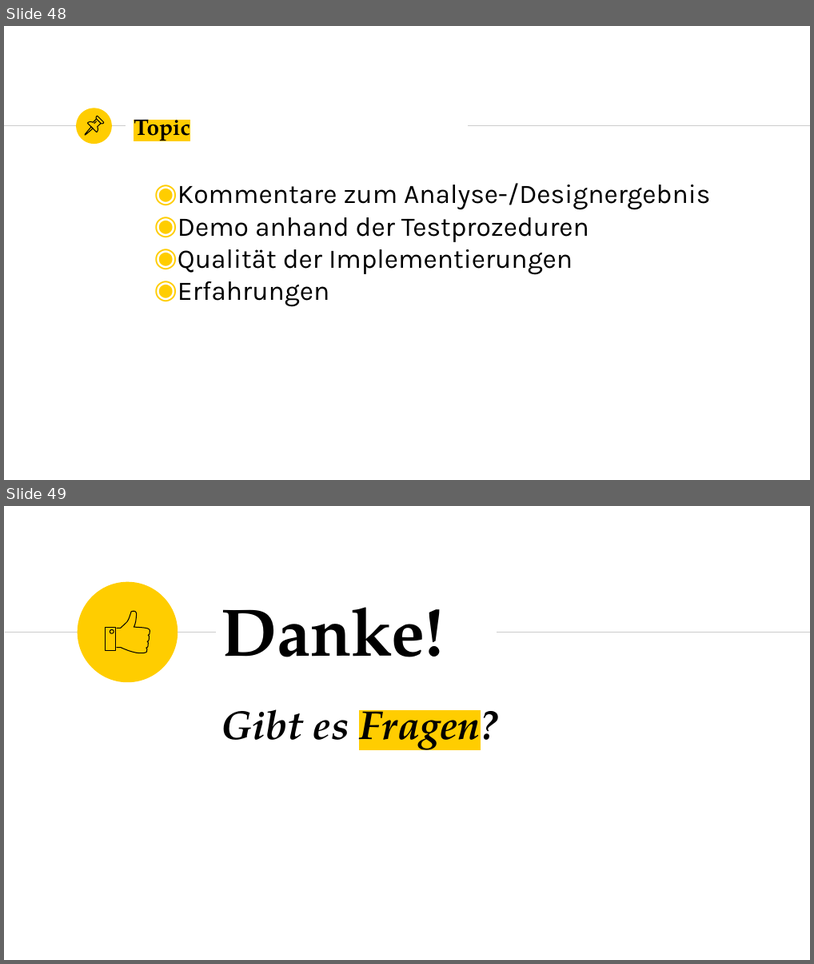
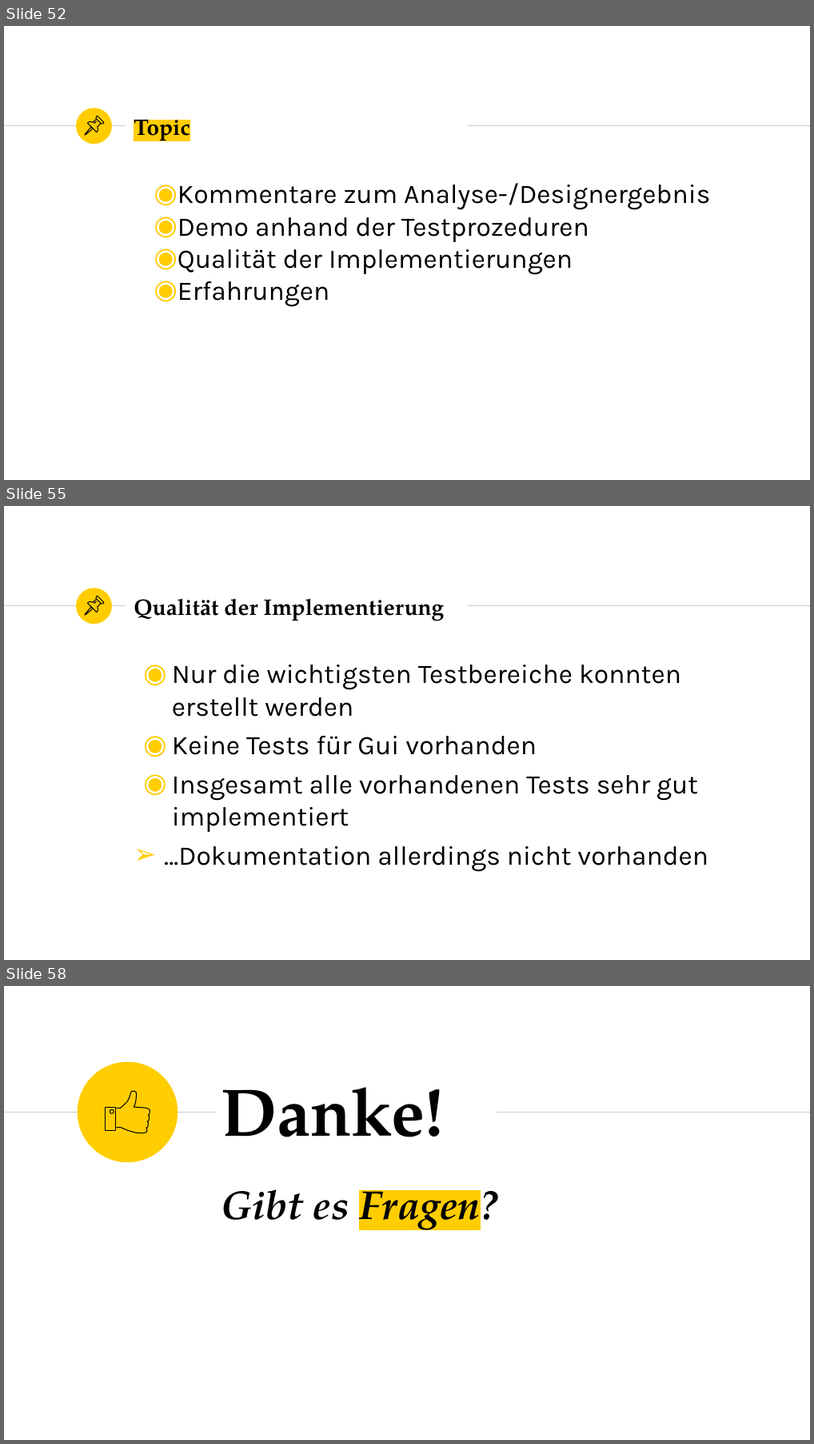
Before and after one commit to marcelherd/OOT-Projekt, a slide deck: Presentation/Presentation.pptx. Shown one above the other, each under a label of ours: slides 48 and 49 before the commit, slides 52, 55 and 58 after it; the slides between them are not shown. The pictures are 814x964 and 814x1444 pixels, drawn with LibreOffice and Linux fonts; fonts in the diff are those of the drawing. Boxes give left, top, right and bottom in pixels: in the first picture for what was removed or moved away, otherwise in the second. Text is boxed around its words. In the diff, an @@ line names an element or a change of style, - is before the commit and + after.

```diff
--- a/Presentation/Presentation.pptx
+++ b/Presentation/Presentation.pptx
@@ slide 55 added at (4, 506, 810, 960), background #FFFFFF; not listed: 3 template elements that a slide beside it also shows @@
@@ group added at (85, 596, 103, 615): 4 freeform shapes @@
@@ title added at (134, 599, 444, 621), 20 pt, text #000000, bold @@
+Qualität der Implementierung
@@ text added at (164, 664, 709, 872), 24 pt, text #000000 @@
+◉ Nur die wichtigsten Testbereiche konnten erstellt werden
+◉ Keine Tests für Gui vorhanden
+◉ Insgesamt alle vorhandenen Tests sehr gut implementiert
+➢ …Dokumentation allerdings nicht vorhanden
@@ what was slide 48 is now slide 52 @@
@@ what was slide 49 is now slide 58 @@
```
Also in this commit, not shown: 8 other slides added.
